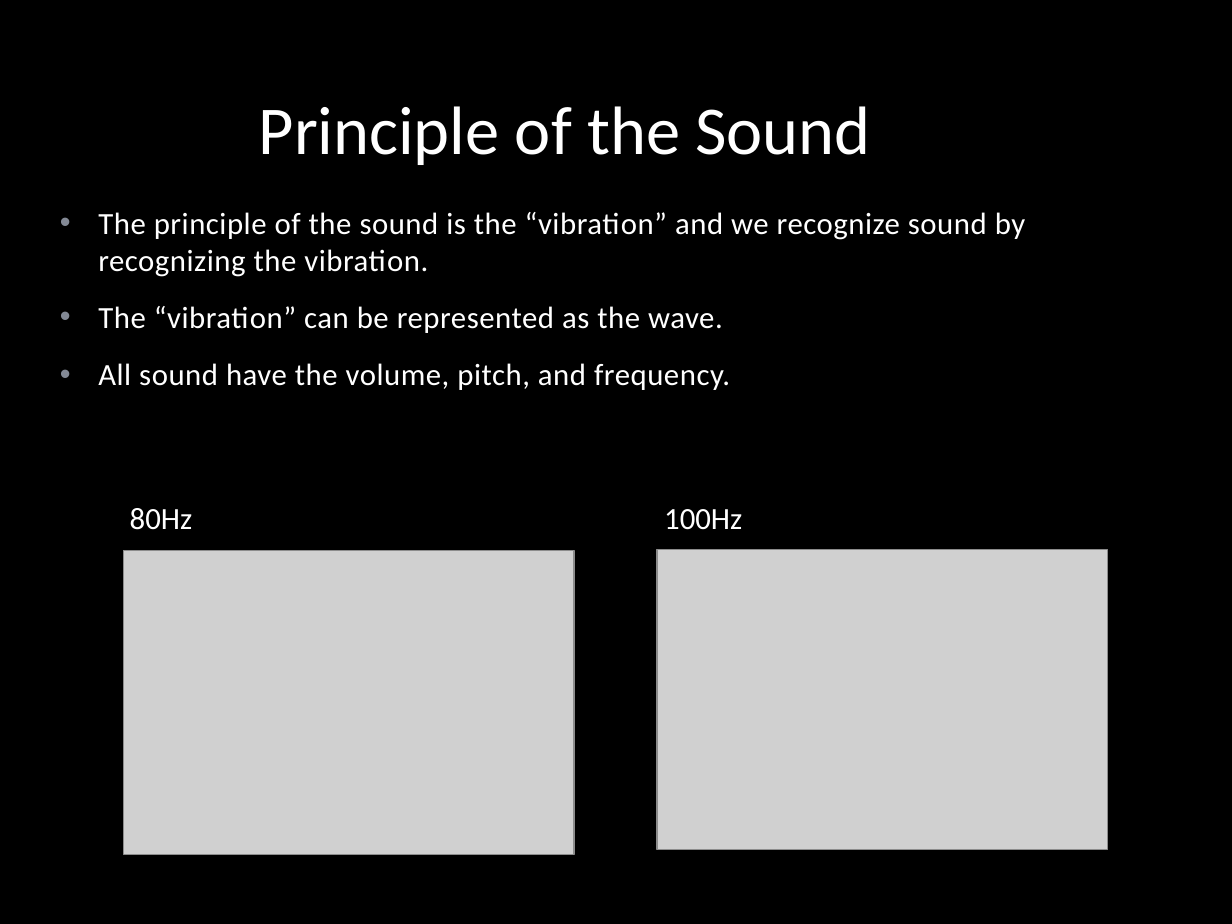
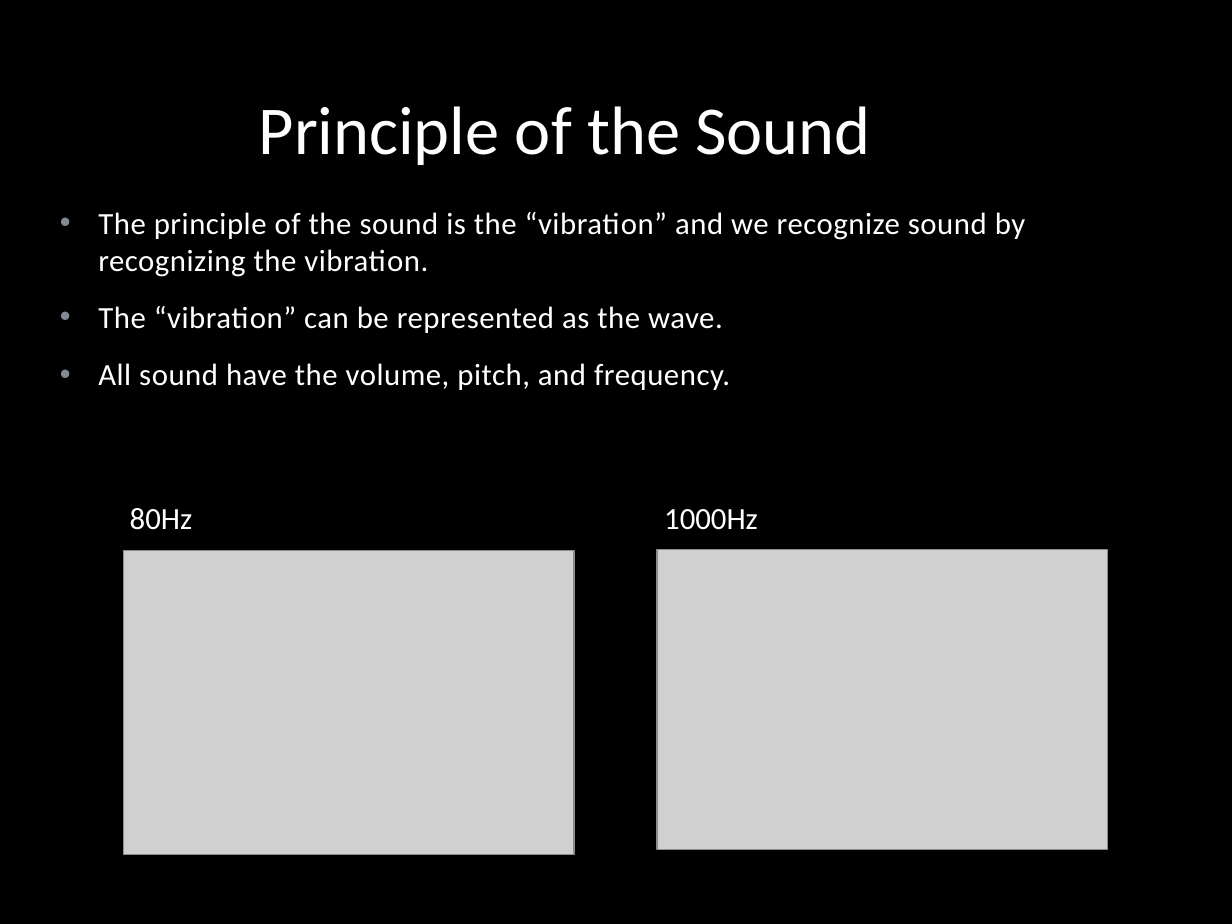
Before and after one commit to jjliang/5x5x5LEDCubeArduino, a slide deck: slide 12 of 5x5x5 LED Cube.pptx. Drawn at 1232x924 pixels with LibreOffice and Linux fonts; fonts in the diff are those of the drawing; grey boxes stand for pictures; background and template pictures are left out. Boxes give left, top, right and bottom in pixels: in the first picture for what was removed or moved away, otherwise in the second. Text is boxed around its words. In the diff, an @@ line names an element or a change of style, - is before the commit and + after.

```diff
--- a/5x5x5 LED Cube.pptx
+++ b/5x5x5 LED Cube.pptx
@@ text at (130, 508, 758, 530): text changed @@
-80Hz 100Hz
+80Hz 1000Hz
```
Also in this commit, not shown: 1 other slide changed.
